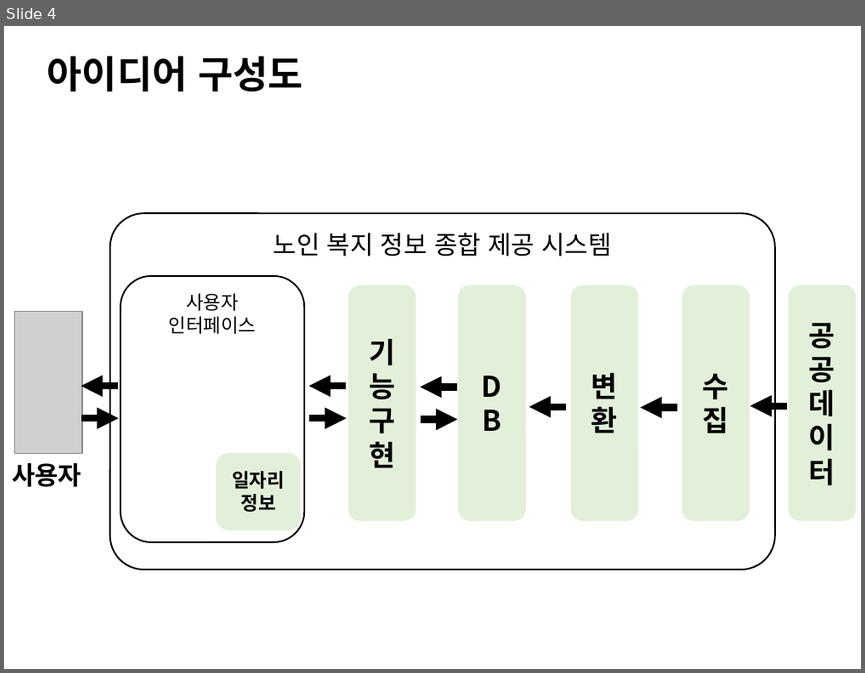
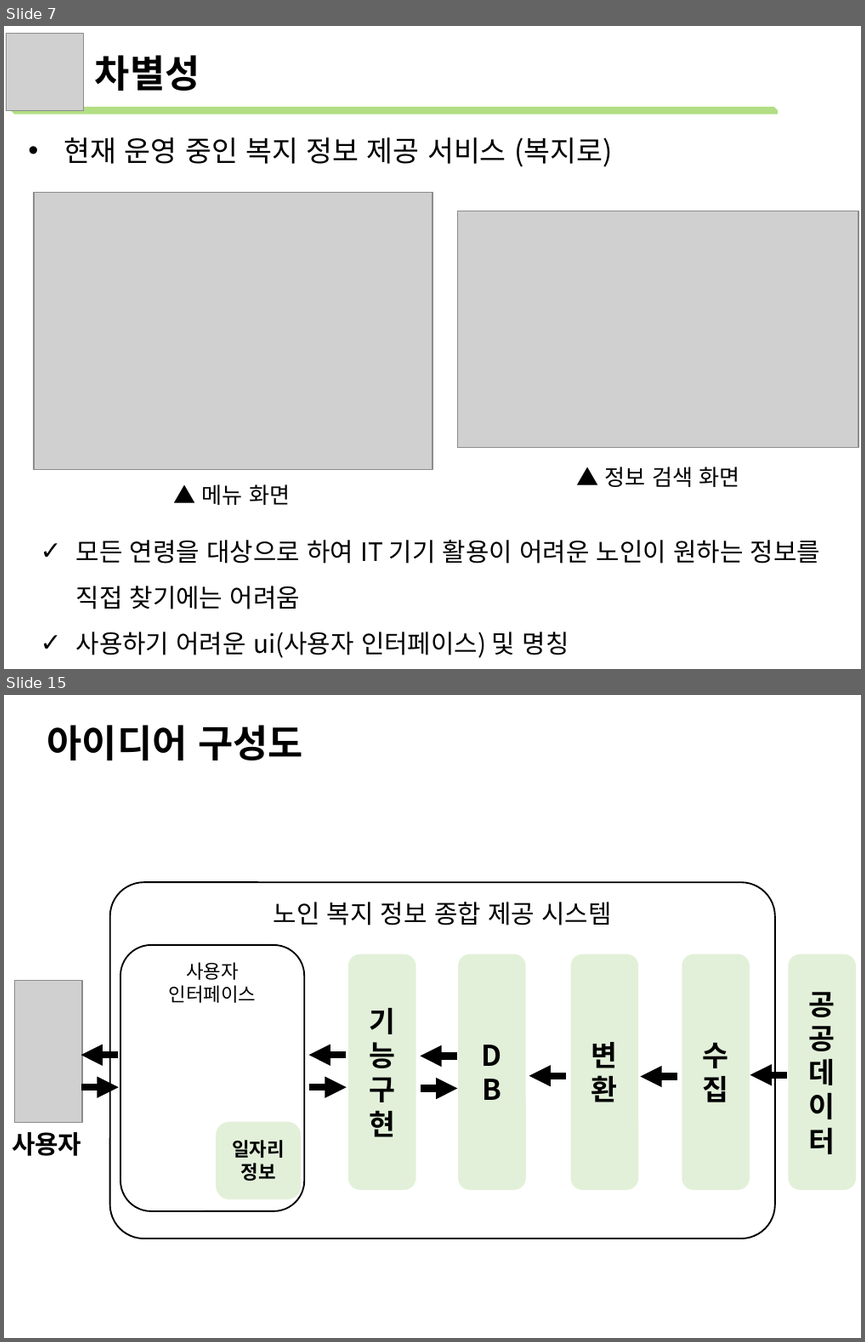
Before and after one commit to lejasa/2022PublicDataServiceProject_NIA, a slide deck: 아이디어제안서.pptx. Shown one above the other, each under a label of ours: slide 4 before the commit, slides 7 and 15 after it; the slides between them are not shown. The pictures are 865x673 and 865x1342 pixels, drawn with LibreOffice and Linux fonts; fonts in the diff are those of the drawing; grey boxes stand for pictures. Boxes give left, top, right and bottom in pixels: in the first picture for what was removed or moved away, otherwise in the second. Text is boxed around its words. In the diff, an @@ line names an element or a change of style, - is before the commit and + after.

```diff
--- a/아이디어제안서.pptx
+++ b/아이디어제안서.pptx
@@ slide 7 added at (x1=4, y1=26, x2=861, y2=669), background #FFFFFF @@
@@ picture added at (x1=7, y1=33, x2=84, y2=110) @@
@@ text added at (x1=95, y1=55, x2=200, y2=91), 24 pt, text #000000, bold @@
+차별성
@@ snip diag rect added at (x1=11, y1=107, x2=778, y2=115), fill #92D050 at 70% opacity @@
@@ text added at (x1=64, y1=137, x2=612, y2=167), 18 pt, text #000000 @@
+• 현재 운영 중인 복지 정보 제공 서비스 (복지로)
@@ picture added at (x1=34, y1=192, x2=432, y2=469) @@
@@ picture added at (x1=458, y1=211, x2=858, y2=448) @@
@@ text added at (x1=202, y1=484, x2=290, y2=505), 14 pt, text #000000 @@
+▲ 메뉴 화면
@@ text added at (x1=605, y1=466, x2=740, y2=487), 14 pt, text #000000 @@
+▲ 정보 검색 화면
@@ text added at (x1=76, y1=539, x2=820, y2=658), 16 pt, text #000000 @@
+✓ 모든 연령을 대상으로 하여 IT 기기 활용이 어려운 노인이 원하는 정보를 직접 찾기에는 어려움
+✓ 사용하기 어려운 ui(사용자 인터페이스) 및 명칭
@@ what was slide 4 is now slide 15 @@
```
Also in this commit, not shown: 11 other slides added, 1 slide removed, 5 other files.
